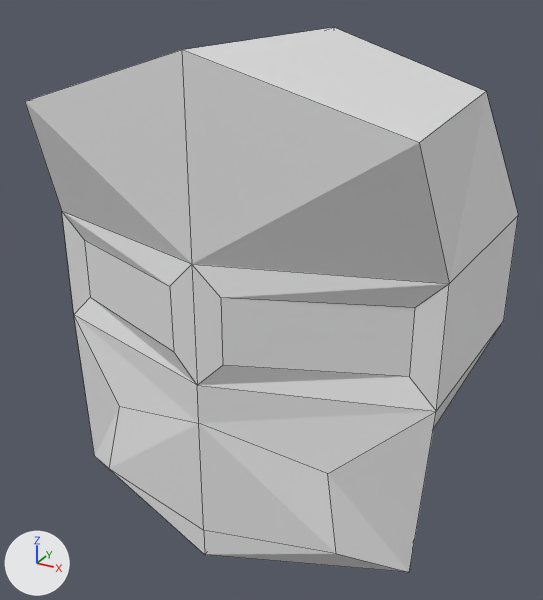
What one commit did to the Blender file Toys/10Min_mine/0627_Helmet.blend.
Both versions are drawn from a 50 mm lens placed at (1.25, -2.26, 1.46), pointed at (0.03, -0.04, 0.35). Every picture has the same lights, and +X, +Y and +Z are marked at lower left. Mesh edges are drawn as thin lines.
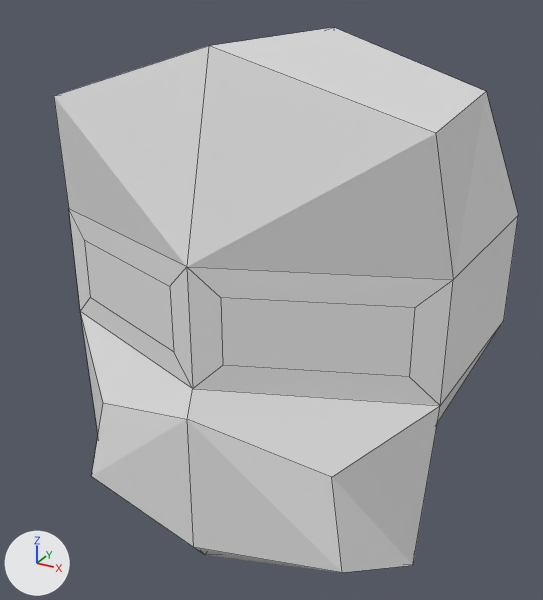
Edits to the scene script, one JSON object a line:
```json
{"block": "me_cube_001", "where": "me_cube_001.from_pydata(...)  # 24 vertices, 18 faces; spans x 0.0..0.76, y -0.5..0.5, z -0.49..1.26"}
{"block": "me_cube_001", "where": "# used by ob_cube; location = (0.0, 0.0, 0.0)"}
{"block": "me_cube_001", "where": "# before: 17 (0.7, -0.28, -0.44) at pixel (409, 572), 20 (0.74, -0.27, 0.22) at pixel (436, 411), 23 (0.74, -0.27, 0.64) at pixel (449, 283)"}
{"block": "me_cube_001", "change": "me_cube_001 part 1"}
{"op": "add", "block": "me_cube_001", "code": "for i in [17, 20, 23]: me_cube_001.vertices[i].co += Vector((0.0, 0.04, 0.0))"}
{"op": "set", "path": "me_cube_001.vertices[0].co", "old": "(0.49, -0.43, -0.33)", "new": "(0.53, -0.48, -0.35)", "note": "pixel (336, 553) -> pixel (342, 572)"}
{"op": "set", "path": "me_cube_001.vertices[1].co", "old": "(0.43, -0.39, -0.05)", "new": "(0.47, -0.44, -0.02)", "note": "pixel (327, 473) -> pixel (331, 477)"}
{"op": "set", "path": "me_cube_001.vertices[6].co", "old": "(0.0, -0.5, -0.38)", "new": "(0.0, -0.56, -0.41)", "note": "pixel (203, 530) -> pixel (193, 547)"}
{"op": "set", "path": "me_cube_001.vertices[7].co", "old": "(0.0, -0.5, 0.07)", "new": "(0.0, -0.56, 0.12)", "note": "pixel (198, 423) -> pixel (187, 419)"}
{"op": "set", "path": "me_cube_001.vertices[8].co", "old": "(0.67, -0.45, 1.07)", "new": "(0.67, -0.31, 1.07)", "note": "pixel (419, 142) -> pixel (435, 133)"}
{"op": "set", "path": "me_cube_001.vertices[11].co", "old": "(0.0, -0.5, 1.26)", "new": "(0.0, -0.36, 1.26)", "note": "pixel (181, 49) -> pixel (208, 45)"}
{"op": "set", "path": "me_cube_001.vertices[13].co", "old": "(0.0, -0.49, 0.64)", "new": "(0.0, -0.52, 0.64)", "note": "pixel (191, 264) -> pixel (186, 266)"}
{"op": "set", "path": "me_cube_001.vertices[19].co", "old": "(0.0, -0.49, 0.22)", "new": "(0.0, -0.52, 0.22)", "note": "pixel (197, 385) -> pixel (192, 388)"}
```

Location of each change, (x1, y1, x2, y2) in pixels of the pictures (543 x 600 px):
```json
{"object": "Cube", "change": "reshaped", "before": [25, 27, 518, 572], "after": [54, 27, 518, 573]}
```
